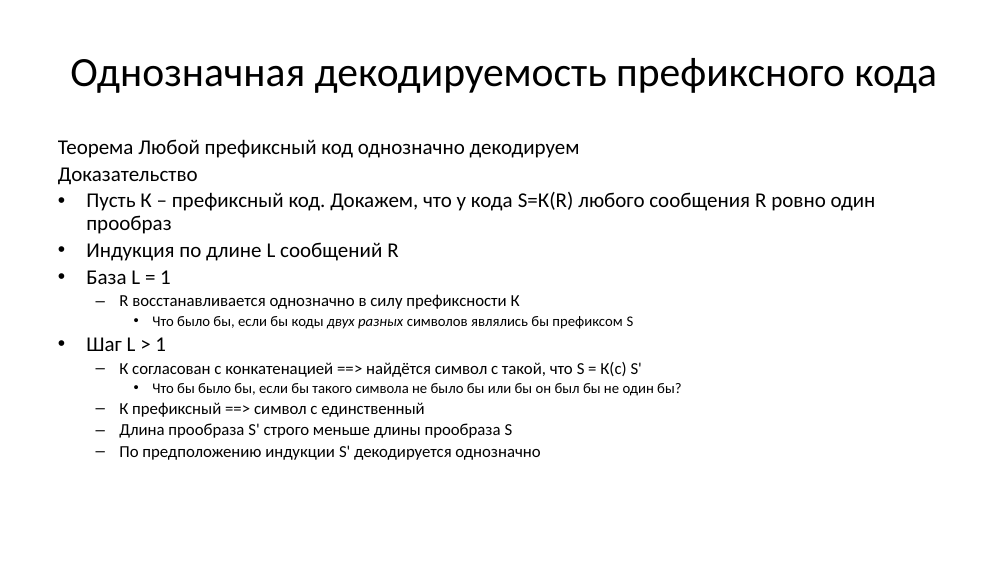
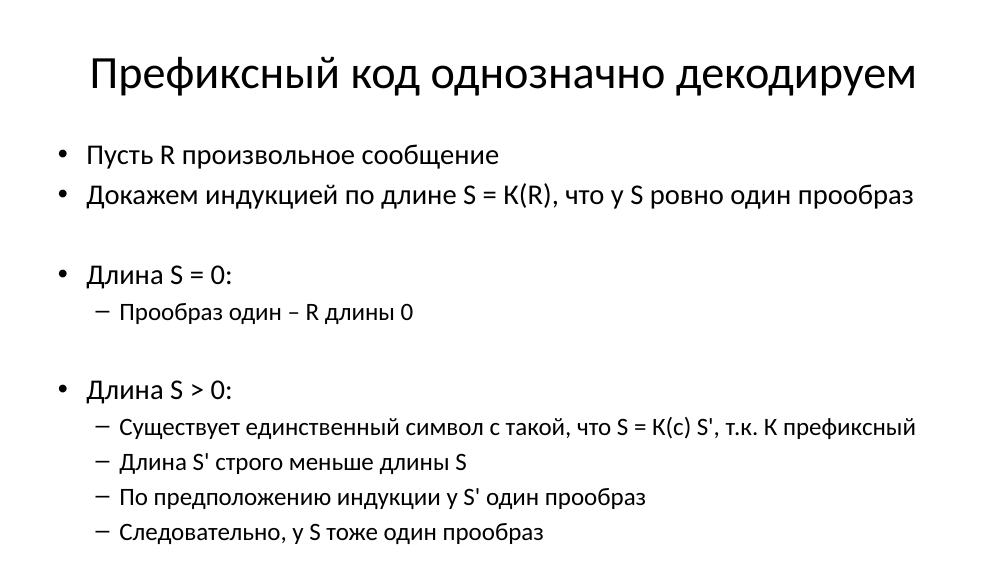
Before and after one commit to Evgueni-Petrov-aka-espetrov/Algorithms-and-Programming-in-C-pptx, a slide deck: slide 13 of 14 Кодирование.pptx (slide 14 before the commit). Drawn at 1008x567 pixels with LibreOffice and Linux fonts; fonts in the diff are those of the drawing. Boxes give left, top, right and bottom in pixels: in the first picture for what was removed or moved away, otherwise in the second. Text is boxed around its words. In the diff, an @@ line names an element or a change of style, - is before the commit and + after.

```diff
--- a/14 Кодирование.pptx
+++ b/14 Кодирование.pptx
@@ title at [90,56,917,96]: text changed; size 39.6 to 44 pt @@
-Однозначная декодируемость префиксного кода
+Префиксный код однозначно декодируем
@@ text at [86,144,916,509]: text changed; size 16 to 23.8 pt @@
-Теорема Любой префиксный код однозначно декодируем
-Доказательство
-• Пусть К – префиксный код. Докажем, что у кода S=К(R) любого сообщения R ровно один прообраз
-• Индукция по длине L сообщений R
-• База L = 1
-  – R восстанавливается однозначно в силу префиксности К
-    • Что было бы, если бы коды двух разных символов являлись бы префиксом S
-• Шаг L > 1
-  – К согласован с конкатенацией ==> найдётся символ с такой, что S = К(с) S'
-    • Что бы было бы, если бы такого символа не было бы или бы он был бы не один бы?
-  – К префиксный ==> символ с единственный
-  – Длина прообраза S' строго меньше длины прообраза S
-  – По предположению индукции S' декодируется однозначно
+• Пусть R произвольное сообщение
+• Докажем индукцией по длине S = К(R), что у S ровно один прообраз
+• Длина S = 0:
+  – Прообраз один – R длины 0
+• Длина S > 0:
+  – Существует единственный символ с такой, что S = К(с) S', т.к. К префиксный
+  – Длина S' строго меньше длины S
+  – По предположению индукции у S' один прообраз
+  – Следовательно, у S тоже один прообраз
```
Also in this commit, not shown: 17 other slides changed, 5 slides added, 10 slides removed.
